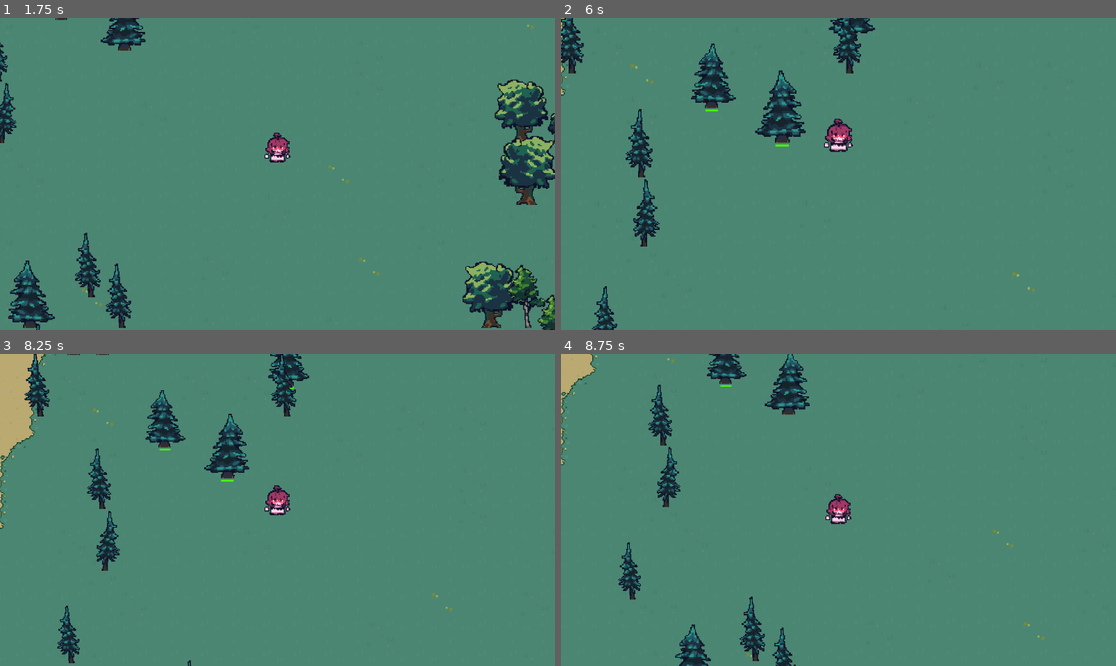
Above: before the commit, frames 1-4 (two rows, left to right).
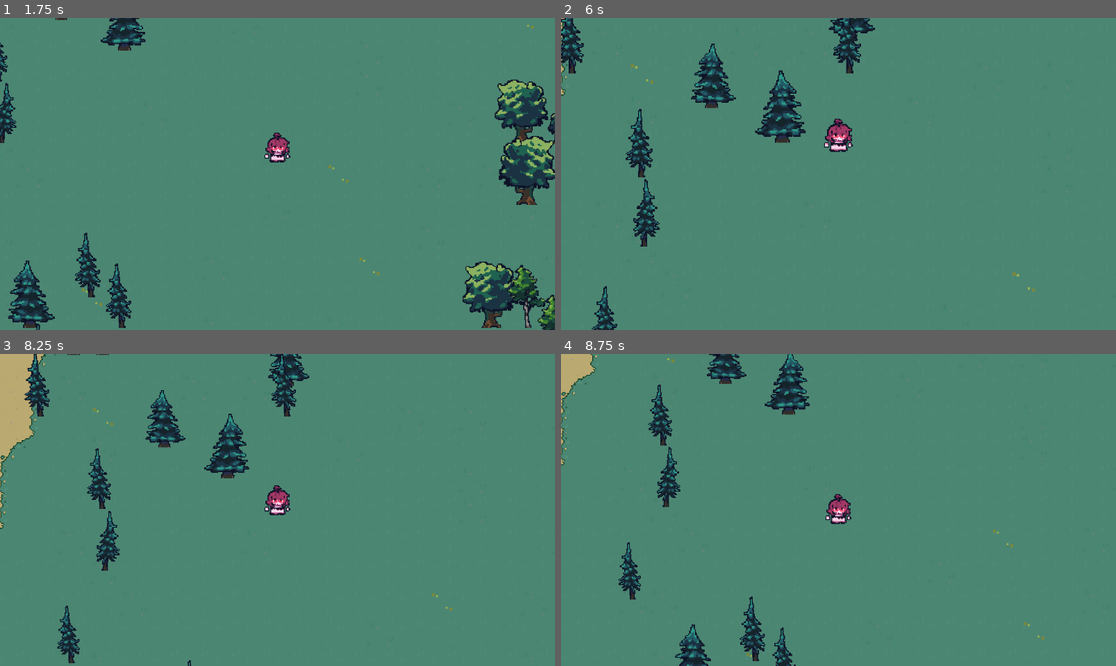
Above: after the commit, the same moments.

Repository: CharliezXx/survival_game
Game: Godot game, scene res://Scene/world_generate.tscn
The game is run twice, just before and just after one commit, with the same random seed, the same clock (stepped at 60 frames per second) and the same inputs.
Inputs (mouse positions are in pixels of both pictures, inside the frame that each line leads up to):
- Up to frame 1 (1.75 s): tap Enter at 0.5 s; drag from (77, 114) to (111, 52) at 0.52 s; drag from (0, 71) to (27, 317) at 1.27 s
- Up to frame 2 (6 s): move the mouse to (561, 130) at 2.02 s; hold A (walk_left) 2.03-2.75 s; tap Mouse wheel up (scroll_up) at 2.1 s; click (561, 130) at 2.17 s; drag from (577, 227) to (610, 124) at 2.77 s; drag from (744, 295) to (644, 124) at 3.52 s; drag from (783, 18) to (644, 124) at 4.27 s; move the mouse to (727, 189) at 5.02 s; press the mouse at (727, 189) at 5.03 s; hold W (walk_up) 5.03-5.75 s; release the mouse at (727, 189) at 5.75 s; drag from (710, 71) to (644, 208) at 5.77 s
- Up to frame 3 (8.25 s): drag from (288, 369) to (149, 444) at 6.52 s; drag from (288, 400) to (149, 447) at 7.27 s; tap Space at 8 s; move the mouse to (111, 463) at 8.02 s; hold S (walk_down) from 8.03 s (still down); tap Mouse wheel down (scroll_down) at 8.1 s; click (111, 463) at 8.17 s
- Up to frame 4 (8.75 s): keep holding S (walk_down)

Frame 1 is identical in both runs. In frame 2, less than 0.1% of the frame differs, in the area x 26-42%, y 29-42%; in frame 3, less than 0.1%; in frame 4, less than 0.1%.

Commit message:
Health Bar Finished

Diff:
--- a/Scene/Object/spruce_tree.tscn
+++ b/Scene/Object/spruce_tree.tscn
@@ -49,15 +49,15 @@
 }
 
 [sub_resource type="Curve" id="Curve_df7sm"]
-_data = [Vector2(0.432099, 0.659341), 0.0, 0.0, 0, 0]
+_data = [Vector2(0.625514, 0.802198), 0.0, 0.0, 0, 0]
 point_count = 1
 
 [sub_resource type="CurveTexture" id="CurveTexture_4sa15"]
 curve = SubResource("Curve_df7sm")
 
 [sub_resource type="Curve" id="Curve_4e183"]
-_data = [Vector2(0.534979, 1), 0.0, 0.0, 0, 0]
-point_count = 1
+_data = [Vector2(0, 1), 0.0, 0.0, 0, 0, Vector2(0.506173, 0.89011), 0.0, 0.0, 0, 0, Vector2(1, 1), 0.0, 0.0, 0, 0]
+point_count = 3
 
 [sub_resource type="CurveTexture" id="CurveTexture_vtclc"]
 curve = SubResource("Curve_4e183")
@@ -73,7 +73,7 @@
 health = 15
 have_drop = true
 item_drop_scene = ExtResource("2_yf2yl")
-health_bar = NodePath("TextureProgressBar")
+health_bar = NodePath("HealthBar")
 
 [node name="Area2D" type="Area2D" parent="."]
 
@@ -99,13 +99,22 @@
 "": SubResource("AnimationLibrary_o337w")
 }
 
-[node name="TextureProgressBar" type="TextureProgressBar" parent="."]
-offset_left = -6.0
+[node name="HealthBar" type="TextureProgressBar" parent="."]
+z_index = 2
+anchors_preset = 8
+anchor_left = 0.5
+anchor_top = 0.5
+anchor_right = 0.5
+anchor_bottom = 0.5
+offset_left = -7.0
 offset_top = 1.0
-offset_right = 34.0
-offset_bottom = 41.0
-scale = Vector2(0.28, 0.04)
-value = 36.0
+offset_right = 7.0
+offset_bottom = 2.0
+grow_horizontal = 2
+grow_vertical = 2
+scale = Vector2(1, 2)
+value = 70.0
+fill_mode = 6
 nine_patch_stretch = true
 texture_under = SubResource("CurveTexture_4sa15")
 texture_progress = SubResource("CurveTexture_vtclc")
--- a/Script/Destructible_obj.gd
+++ b/Script/Destructible_obj.gd
@@ -21,6 +21,7 @@
 		health_bar.visible = false
 	# Connect the input event for the clickable area
 	clickable_area.connect("input_event",_on_clickable_area_input_event)
+	clickable_area.connect("mouse_entered",_mouse_entered)
 	clickable_area.connect("mouse_exited",check_pointing)
 
 	if Interactable_zone:
@@ -33,19 +34,25 @@
 		player_in_area = true
 func player_exited_area(area):
 	if health_bar:
-			health_bar.visible = false
+		health_bar.visible = false
 	if area.name =="Player_area":
 		print("exited")
 		player_in_area = false
+
 		restore_health()
+func _mouse_entered():
+	if health_bar and player_in_area:
+		health_bar.visible = true
 func check_pointing():
+	if health_bar:
+		health_bar.visible = false
 	is_pointing	= false
 
 
 func _on_clickable_area_input_event(viewport, event, shape_idx):
 	if event is InputEventMouseButton:
 		is_pointing = true
-		if health_bar:
+		if health_bar and player_in_area and is_pointing:
 			health_bar.visible = true
 		if event.pressed and Input.is_action_pressed("left_click") and player_in_area:
 			do_dmg()
--- a/Script/World_gen.gd
+++ b/Script/World_gen.gd
@@ -181,17 +181,19 @@
 	## For random size and facing
 	var rand_facing = randi_range(0,1)
 	var rand_size = randf_range(1.0,max_random_size)
-	if random_facing == true:
-		if rand_facing ==1:
+
+	if random_facing:
+		if rand_facing:
 			object_to_place.scale.x = -1 * rand_size
 		else :
 			object_to_place.scale.x = 1 * rand_size
 
-	if random_size == true:
+	if random_size:
 		object_to_place.scale.y = rand_size
 
 	add_child(object_to_place)
 	object_to_place.name = "obj_1"
+
 	pass
 
 
